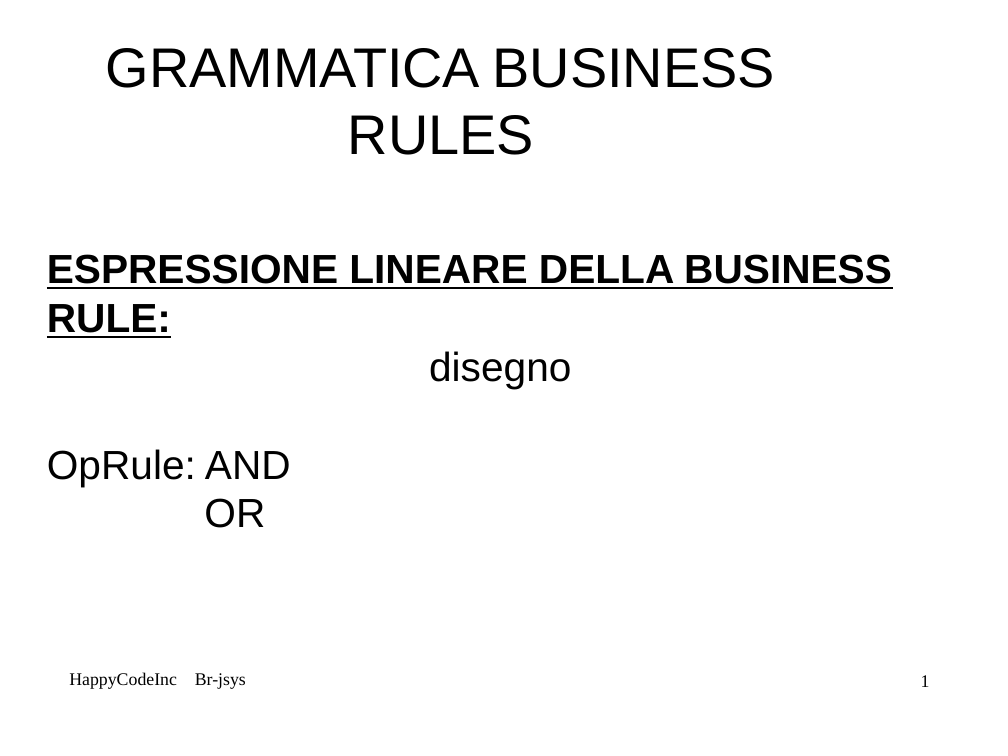
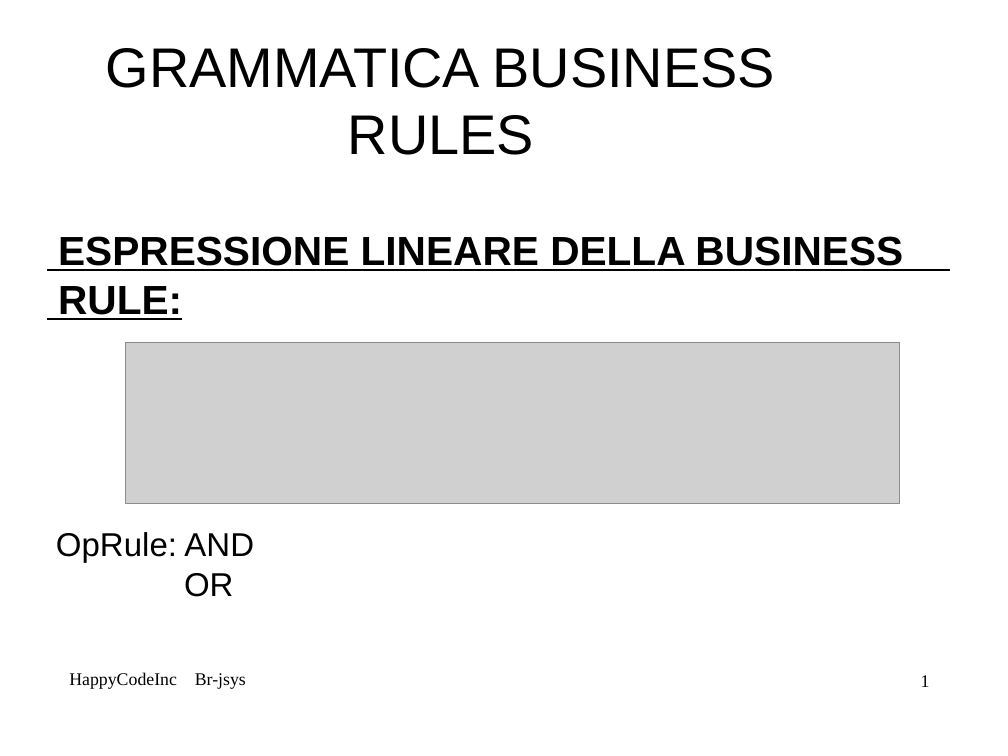
Before and after one commit to mbortola/br-jsys, a slide deck: slide 1 of trunk/RPD-presentation/Alessia-RPD.odp. Drawn at 1008x756 pixels with LibreOffice and Linux fonts; fonts in the diff are those of the drawing; grey boxes stand for pictures; background and template pictures are left out. Boxes give left, top, right and bottom in pixels: in the first picture for what was removed or moved away, otherwise in the second. Text is boxed around its words. In the diff, an @@ line names an element or a change of style, - is before the commit and + after.

```diff
--- a/trunk/RPD-presentation/Alessia-RPD.odp
+++ b/trunk/RPD-presentation/Alessia-RPD.odp
@@ subtitle "ESPRESSIONE LINEARE DELLA BUSINESS": place and size @@
-subtitle "ESPRESSIONE LINEARE DELLA BUSINESS" at [47, 254, 892, 528]
+subtitle "ESPRESSIONE LINEARE DELLA BUSINESS" at [56, 236, 903, 597]
@@ subtitle at [58, 236, 903, 320]: text changed @@
-ESPRESSIONE LINEARE DELLA BUSINESS RULE:
-disegno
+ESPRESSIONE LINEARE DELLA BUSINESS
+RULE:
@@ picture added at [126, 342, 900, 504] @@
@@ subtitle at [56, 532, 254, 597]: size 32 to 26 pt in "OpRule: AND", "OR" @@
```
Also in this commit, not shown: 5 other slides changed, 1 slide added, 1 slide removed.
